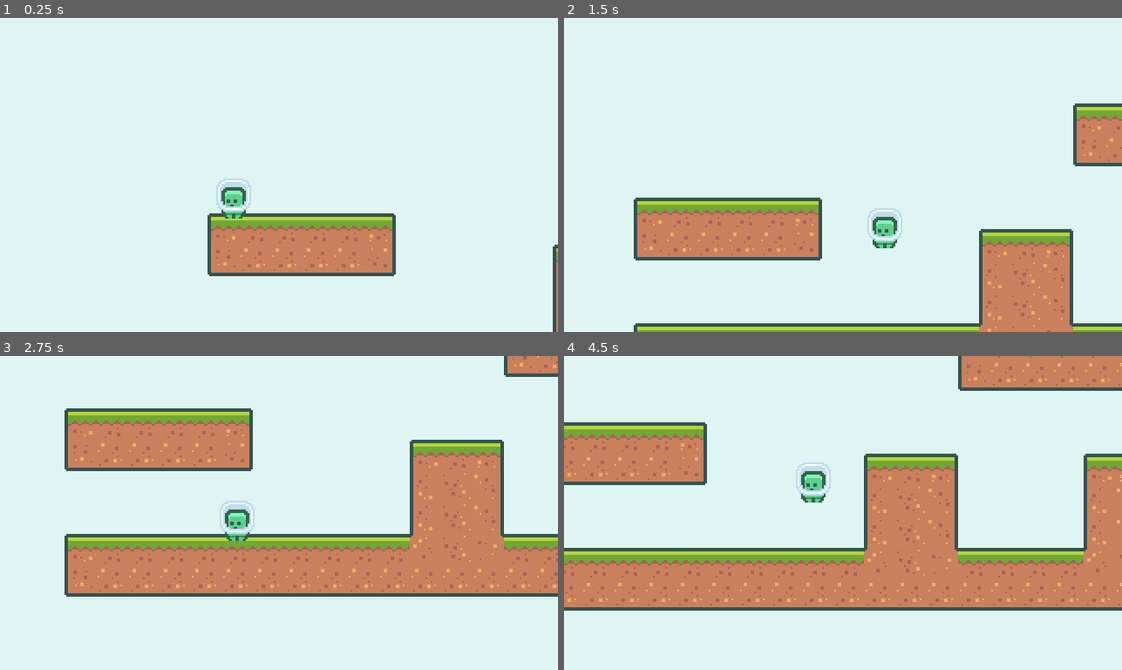
Above: before the commit, frames 1-4 (two rows, left to right).
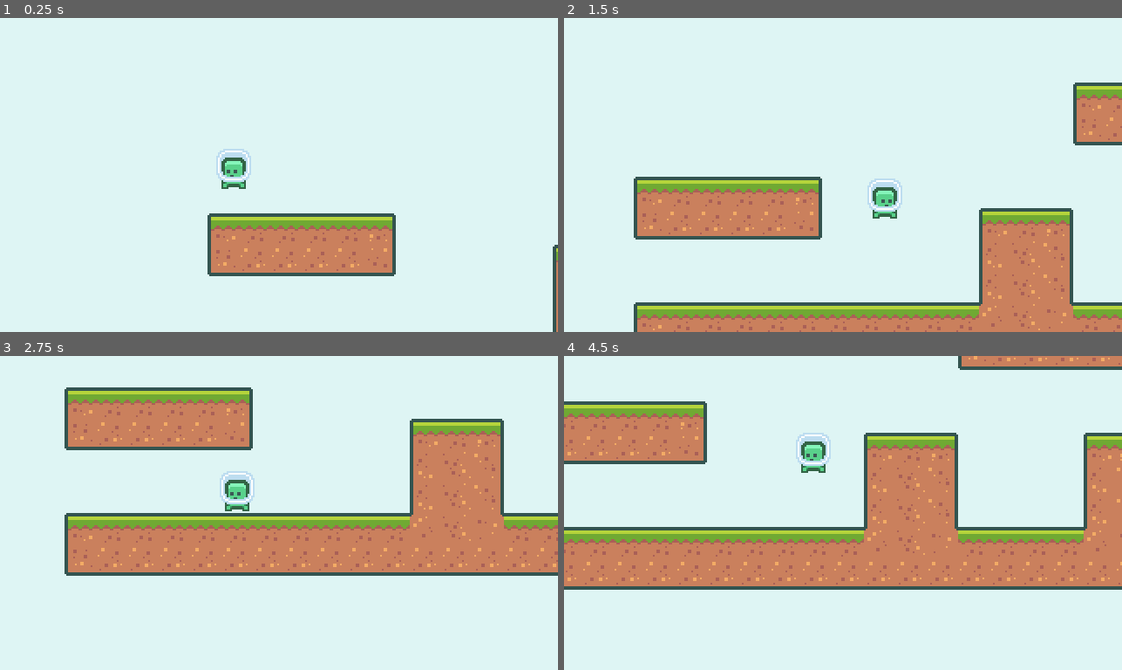
Above: after the commit, the same moments.

Repository: NaveenDotMe/-godot_2d_platformer_game
Game: Godot game, scene res://scenes/Main.tscn
Same seed, same stepped clock (60 frames per second), same inputs: the game is played once before the commit and once after it.
Inputs:
- Up to frame 1 (0.25 s): no input
- Up to frame 2 (1.5 s): hold Space (jump) 0.53-1.28 s; hold D (move_right) from 0.53 s (still down); tap Space (jump) at 1.35 s
- Up to frame 3 (2.75 s): tap Space (jump) at 1.52, 1.82 s; release D (move_right) at 2.03 s; hold A (move_left) from 2.03 s (still down); hold Space (jump) from 2.03 s (still down)
- Up to frame 4 (4.5 s): release A (move_left) at 2.78 s; release Space (jump) at 2.78 s; hold D (move_right) 2.78-4.28 s; tap Space (jump) at 2.85, 3.02, 3.32, 4.35 s; hold Space (jump) 3.53-4.28 s; hold A (move_left) from 4.28 s (still down)

The runs differ from the first frame. In frame 1, 1.2% of the frame differs, in the area x 38-45%, y 41-64%; in frame 2, 19%; in frame 3, 27%; in frame 4, 30%, in the area x 0-100%, y 0-82%.

Commit message:
Animating the Player

Diff:
--- a/scenes/Player.gd
+++ b/scenes/Player.gd
@@ -27,8 +27,23 @@
 		velocity.y += gravity * delta
 	velocity = move_and_slide(velocity, Vector2.UP)
 
+	update_animation()
+
 func get_movement_vector():
 	var moveVector = Vector2.ZERO
 	moveVector.x = Input.get_action_strength("move_right") - Input.get_action_strength("move_left")
 	moveVector.y = -1 if Input.is_action_just_pressed("jump") else 0
 	return moveVector
+
+func update_animation():
+	var moveVec = get_movement_vector()
+
+	if(!is_on_floor()):
+		$AnimatedSprite.play("jump")
+	elif(moveVec.x != 0):
+		$AnimatedSprite.play("run")
+	else:
+		$AnimatedSprite.play("idle")
+
+	if(moveVec.x != 0):
+		$AnimatedSprite.flip_h = true if moveVec.x > 0 else false
--- a/scenes/Player.tscn
+++ b/scenes/Player.tscn
@@ -1,7 +1,26 @@
-[gd_scene load_steps=4 format=2]
+[gd_scene load_steps=6 format=2]
 
 [ext_resource path="res://assets/player/character_0000.png" type="Texture" id=1]
 [ext_resource path="res://scenes/Player.gd" type="Script" id=2]
+[ext_resource path="res://assets/player/character_0001.png" type="Texture" id=3]
+
+[sub_resource type="SpriteFrames" id=2]
+animations = [ {
+"frames": [ ExtResource( 1 ) ],
+"loop": true,
+"name": "idle",
+"speed": 5.0
+}, {
+"frames": [ ExtResource( 3 ) ],
+"loop": true,
+"name": "jump",
+"speed": 5.0
+}, {
+"frames": [ ExtResource( 1 ), ExtResource( 3 ) ],
+"loop": true,
+"name": "run",
+"speed": 10.0
+} ]
 
 [sub_resource type="RectangleShape2D" id=1]
 extents = Vector2( 5, 8 )
@@ -9,10 +28,11 @@
 [node name="Player" type="KinematicBody2D" groups=["player"]]
 script = ExtResource( 2 )
 
-[node name="Sprite" type="Sprite" parent="."]
-position = Vector2( 0, 4 )
-texture = ExtResource( 1 )
+[node name="AnimatedSprite" type="AnimatedSprite" parent="."]
+frames = SubResource( 2 )
+animation = "idle"
+offset = Vector2( 0, -12 )
 
 [node name="CollisionShape2D" type="CollisionShape2D" parent="."]
-position = Vector2( 0, 4 )
+position = Vector2( 0, -8 )
 shape = SubResource( 1 )
